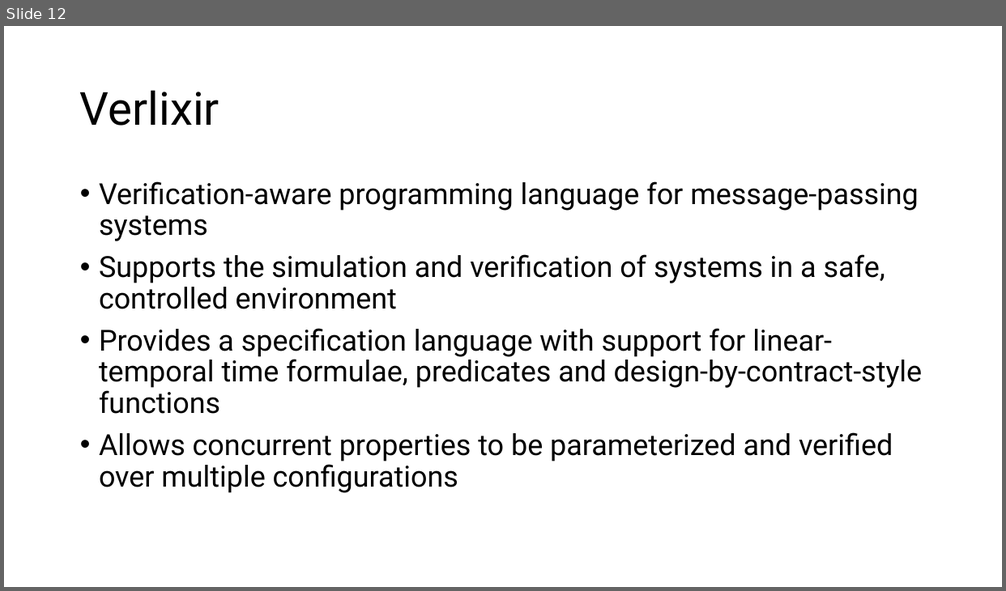
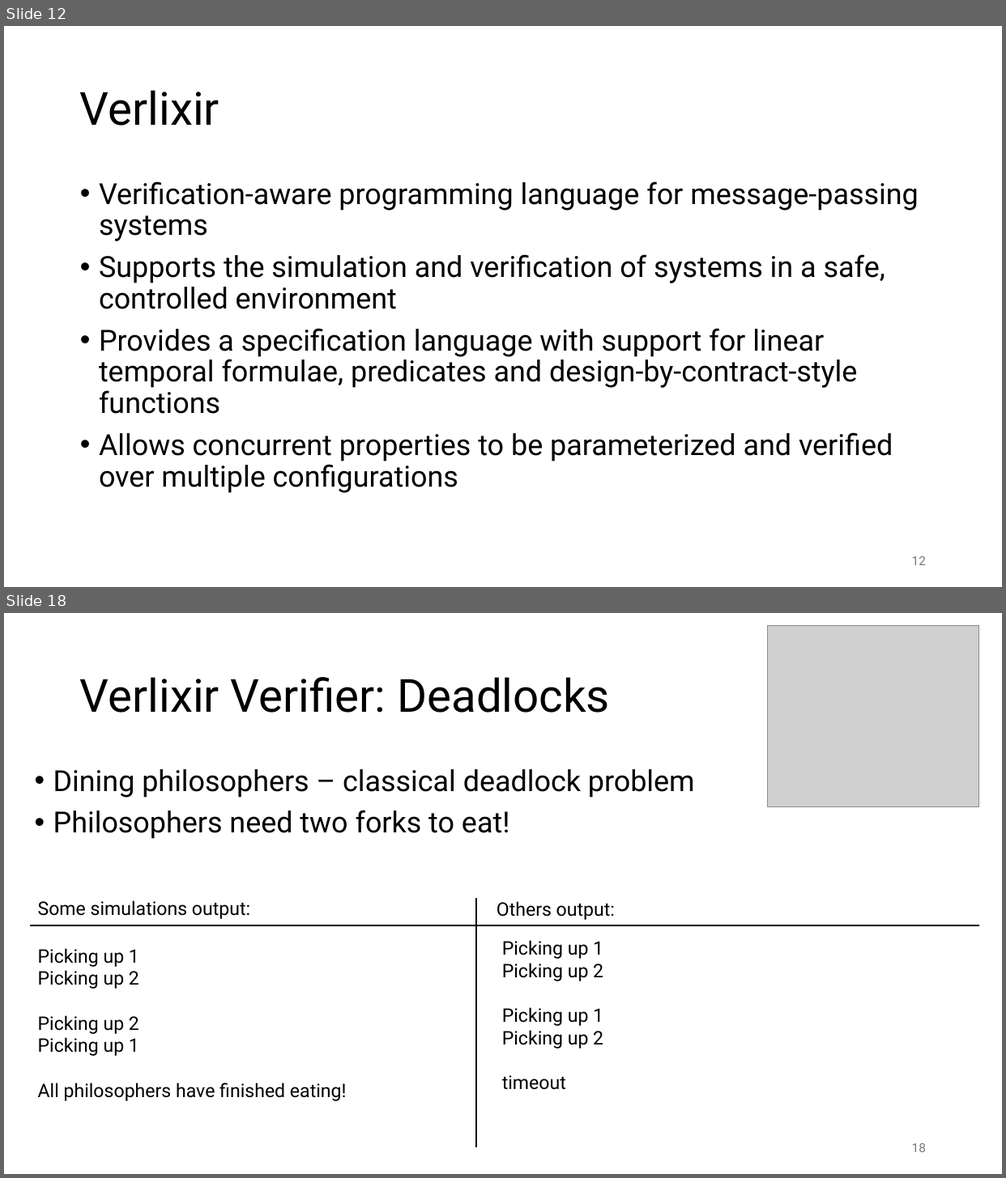
Before and after one commit to matt-neave/verificationAwareElixir, a slide deck: presentation/Verlixir Presentation.pptx. Shown one above the other, each under a label of ours: slide 12 before the commit, slides 12 and 18 after it; the slides between them are not shown. The pictures are 1006x591 and 1006x1178 pixels, drawn with LibreOffice and Linux fonts; fonts in the diff are those of the drawing; grey boxes stand for pictures. Boxes give left, top, right and bottom in pixels: in the first picture for what was removed or moved away, otherwise in the second. Text is boxed around its words. In the diff, an @@ line names an element or a change of style, - is before the commit and + after.

```diff
--- a/presentation/Verlixir Presentation.pptx
+++ b/presentation/Verlixir Presentation.pptx
@@ slide 18 added at [4,613,1002,1174], background #FFFFFF @@
@@ picture added at [768,626,978,807] @@
@@ title added at [80,677,610,713], 44 pt, text #000000 @@
+Verlixir Verifier: Deadlocks
@@ text added at [53,769,695,839], 28 pt, text #000000 @@
+• Dining philosophers – classical deadlock problem
+• Philosophers need two forks to eat!
@@ text added at [38,901,250,919], 18 pt, text #000000 @@
+Some simulations output:
@@ line added from (476, 898) to (476, 1148), #000000 1.5 pt @@
@@ text added at [496,901,615,920], 18 pt, text #000000 @@
+Others output:
@@ line added from (979, 926) to (30, 926), #000000 1.5 pt @@
@@ text added at [38,948,347,1101], 18 pt, text #000000 @@
+Picking up 1
+Picking up 2
+Picking up 2
+Picking up 1
+All philosophers have finished eating!
@@ text added at [502,940,603,1090], 18 pt, text #000000 @@
+Picking up 1
+Picking up 2
+Picking up 1
+Picking up 2
+timeout
@@ page number added at [912,1144,926,1152], 12 pt, text #797979 @@
+18
@@ slide 12 changed as well @@
@@ text at [99,328,857,414]: text changed @@
-• Provides a specification language with support for linear-temporal time formulae, predicates and design-by-contract-style functions
+• Provides a specification language with support for linear temporal formulae, predicates and design-by-contract-style functions
@@ page number added at [912,557,926,565], 12 pt, text #797979 @@
+12
```
Also in this commit, not shown: 15 other slides changed, 12 other slides added, 2 slides removed, 18 other files.
